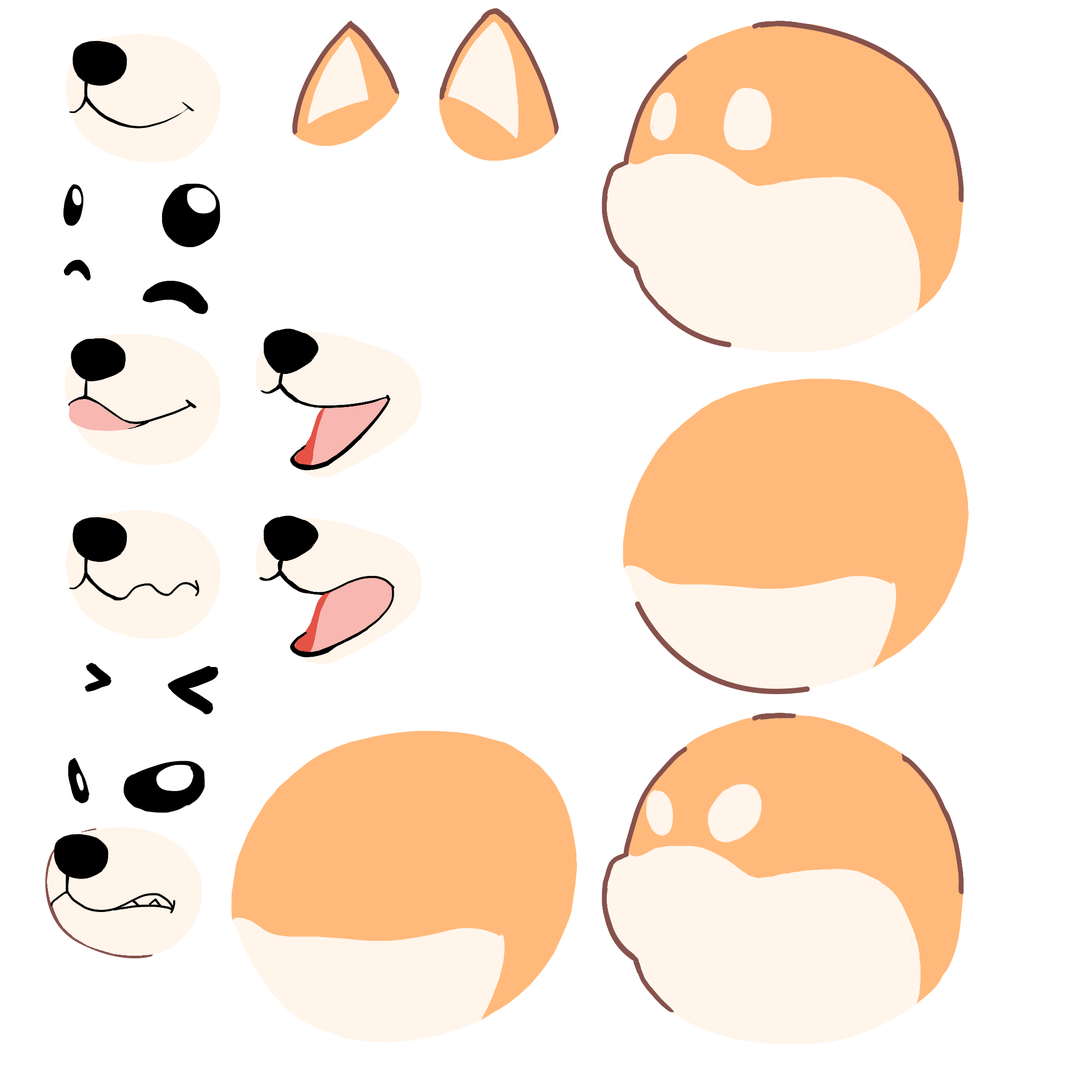
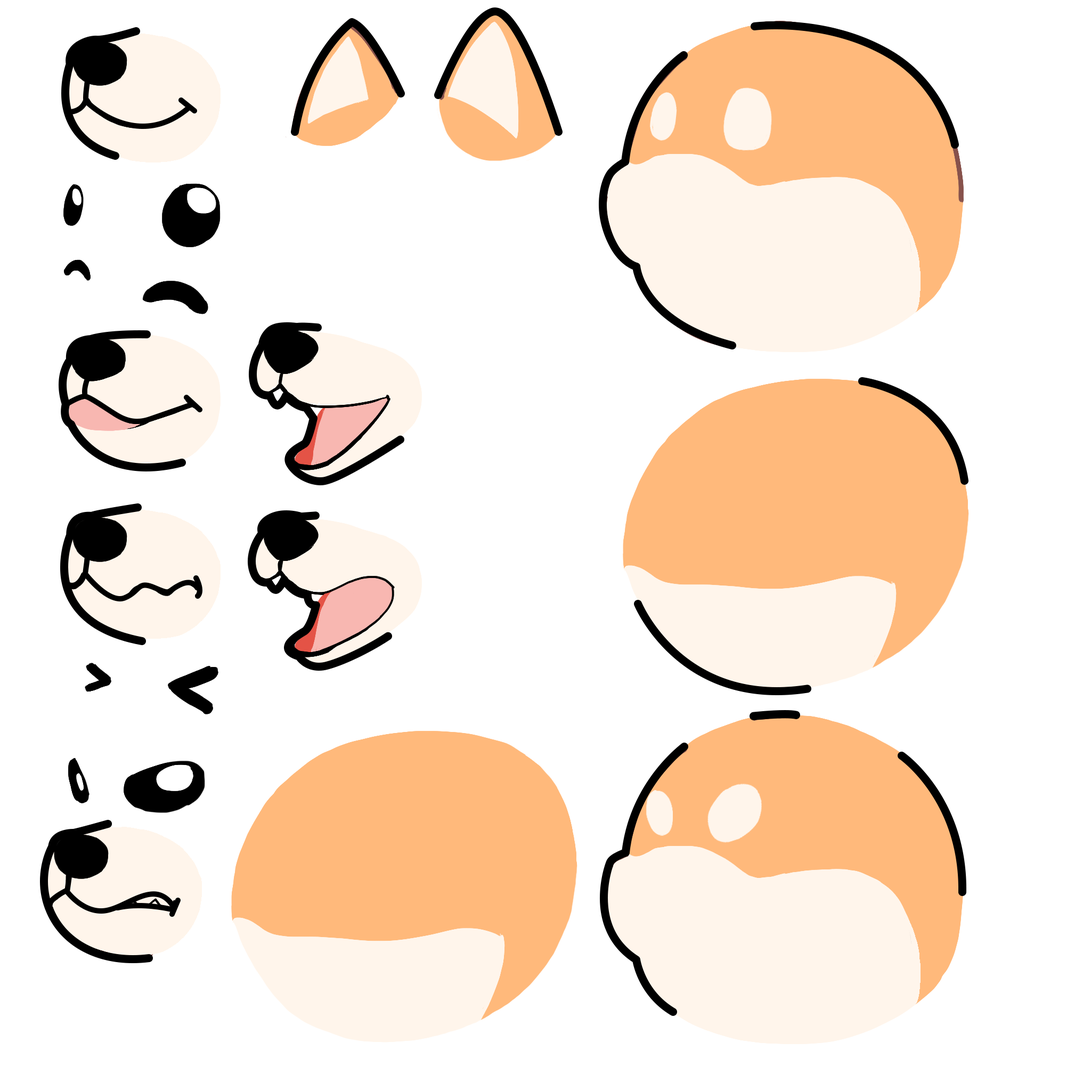
Before/after of a 1091 × 1091 layered artwork. What changed in the layer stack:
added layer "Shape 27" in group "rd face" over [247, 510, 393, 671]
added layer "Shape 28" in group "rd face" over [248, 322, 405, 486]
painted on "Layer 11" over [255, 330, 405, 478]
removed layer "Layer 15" from group "rd face" over [270, 392, 318, 417]
removed layer "Layer 13" from group "rd face" over [310, 407, 390, 467]
removed layer "Layer 12" from group "rd face" over [294, 401, 389, 468]
removed layer "Layer 14" from group "rd face" over [255, 330, 405, 478]
added layer "Shape 14" in group "rd face" over [58, 330, 187, 472]
added layer "Shape 19" in group "rd face" over [64, 393, 196, 425]
added layer "Shape 16" in group "rd face" over [82, 558, 200, 602]
added layer "Shape 15" in group "rd face" over [60, 503, 147, 646]
added layer "Shape 25" in group "rd face" over [115, 903, 177, 913]
added layer "Shape 23" in group "rd face" over [64, 876, 177, 915]
added layer "Shape 22" in group "rd face" over [39, 820, 153, 964]
added layer "Shape 10" in group "rd face" over [83, 81, 192, 129]
added layer "Shape 9" in group "rd face" over [61, 27, 141, 160]
added layer "Shape 8" in group "rd face" over [434, 7, 563, 136]
added layer "Shape 7" in group "rd face" over [290, 18, 406, 136]
added layer "Shape 31" in group "rd face" over [898, 752, 967, 897]
added layer "Shape 29" in group "rd face" over [600, 742, 689, 1017]
added layer "Shape 6" in group "rd face" over [750, 21, 960, 149]
added layer "Shape 5" in group "rd face" over [599, 51, 737, 350]
added layer "Shape 13" in group "rd face" over [858, 377, 969, 485]
painted on "Shape 3" over [634, 600, 812, 696]
…and 9 more changes (9 added)
